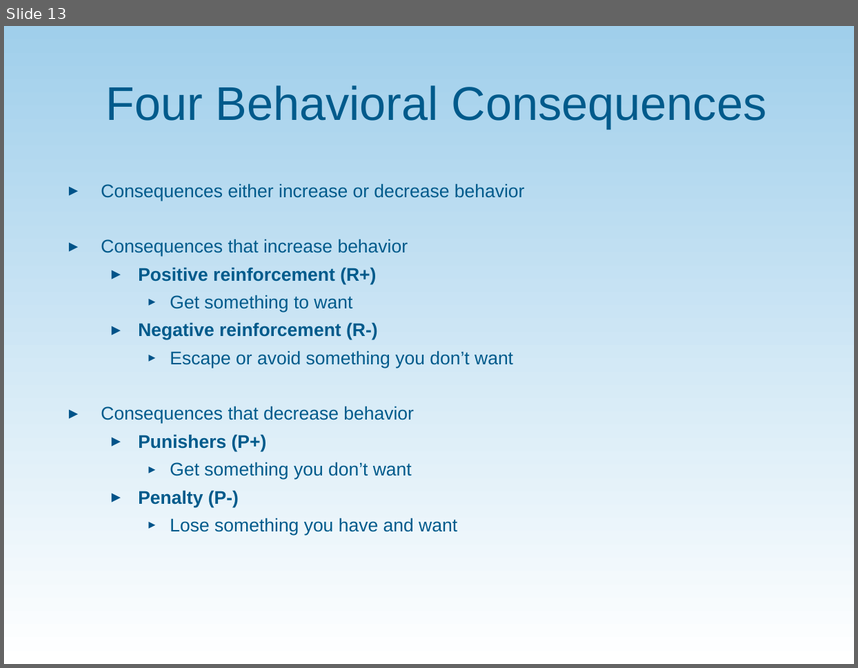
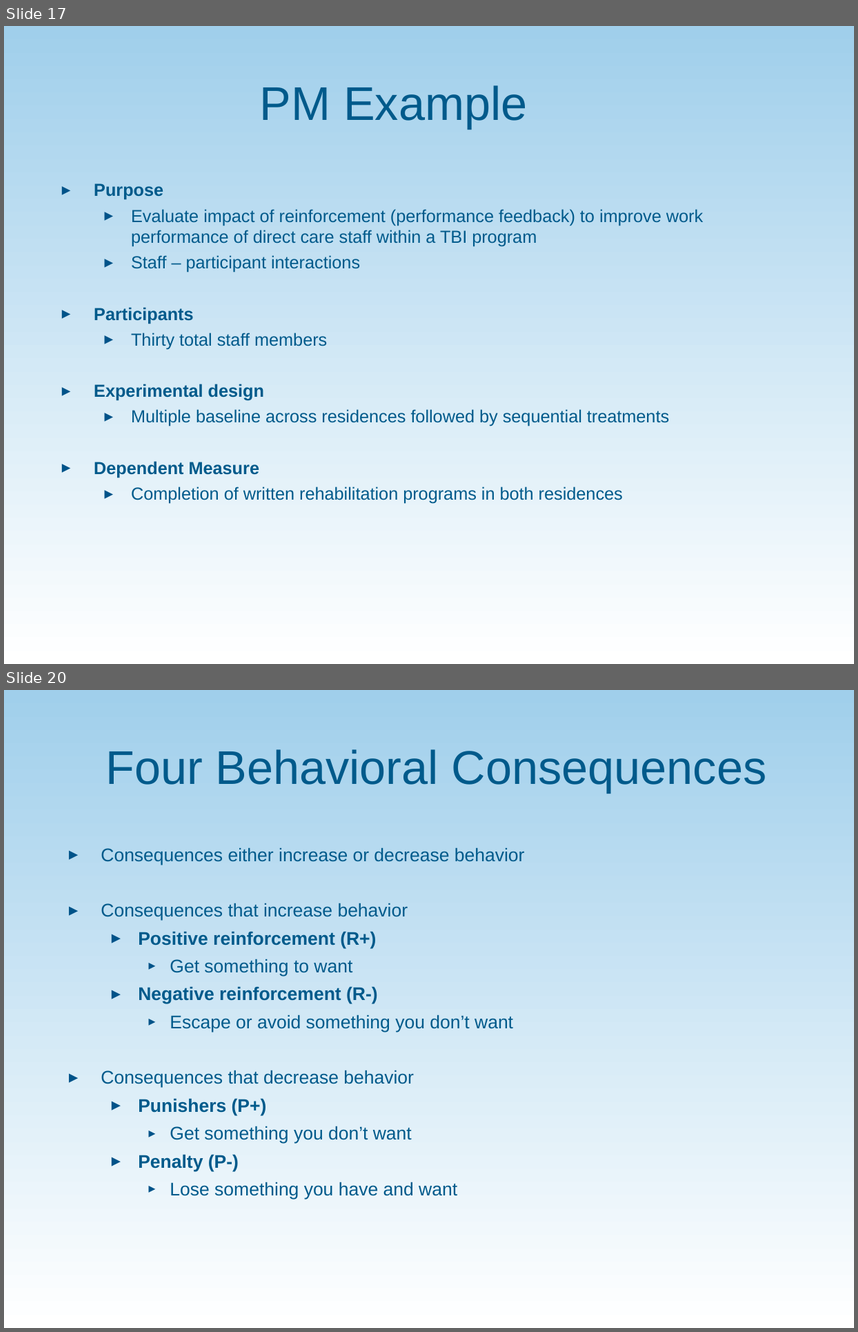
Before and after one commit to communityinclusion/vrsummit.org, a slide deck: assets/PP_Performance_Management_Behavioral_Perspective.ppt. Shown one above the other, each under a label of ours: slide 13 before the commit, slides 17 and 20 after it; the slides between them are not shown. The pictures are 858x668 and 858x1332 pixels, drawn with LibreOffice and Linux fonts; fonts in the diff are those of the drawing; background and template pictures are left out. Boxes give left, top, right and bottom in pixels: in the first picture for what was removed or moved away, otherwise in the second. Text is boxed around its words. In the diff, an @@ line names an element or a change of style, - is before the commit and + after.

```diff
--- a/assets/PP_Performance_Management_Behavioral_Perspective.ppt
+++ b/assets/PP_Performance_Management_Behavioral_Perspective.ppt
@@ slide 17 added at bbox=[4, 26, 854, 664], background picture (left out) @@
@@ title added at bbox=[260, 85, 527, 128], 40 pt, text #005A8B @@
+PM Example
@@ text added at bbox=[94, 183, 703, 503], 14.8 pt, text #005A8B @@
+▸ Purpose
+  ▸ Evaluate impact of reinforcement (performance feedback) to improve work performance of direct care staff within a TBI program
+  ▸ Staff – participant interactions
+▸ Participants
+  ▸ Thirty total staff members
+▸ Experimental design
+  ▸ Multiple baseline across residences followed by sequential treatments
+▸ Dependent Measure
+  ▸ Completion of written rehabilitation programs in both residences
@@ what was slide 13 is now slide 20 @@
```
Also in this commit, not shown: 13 slides changed, 6 other slides added.
